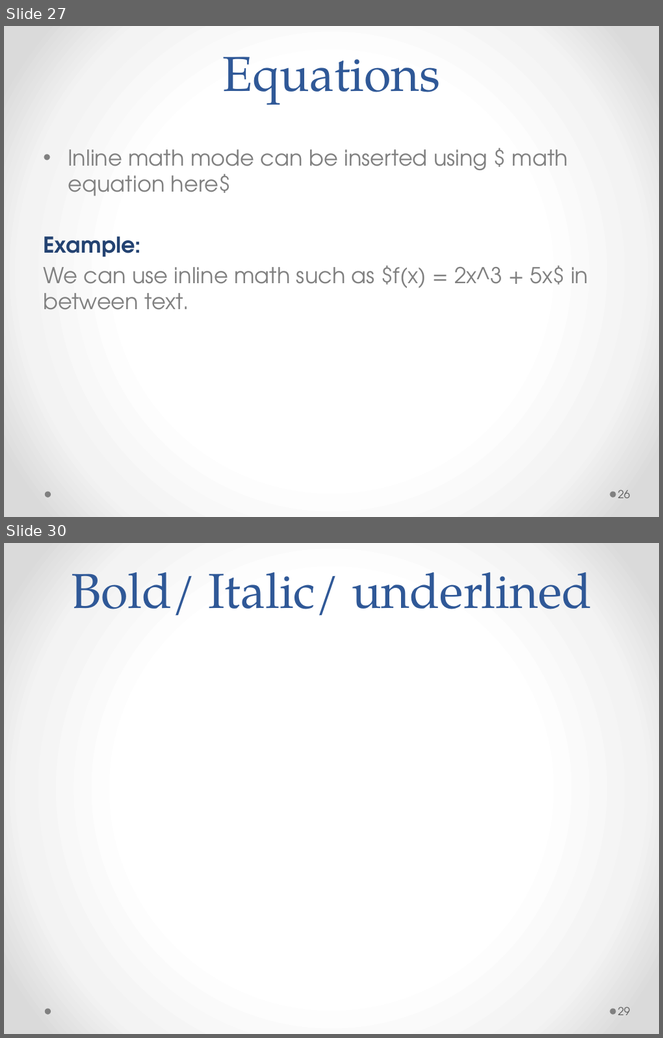
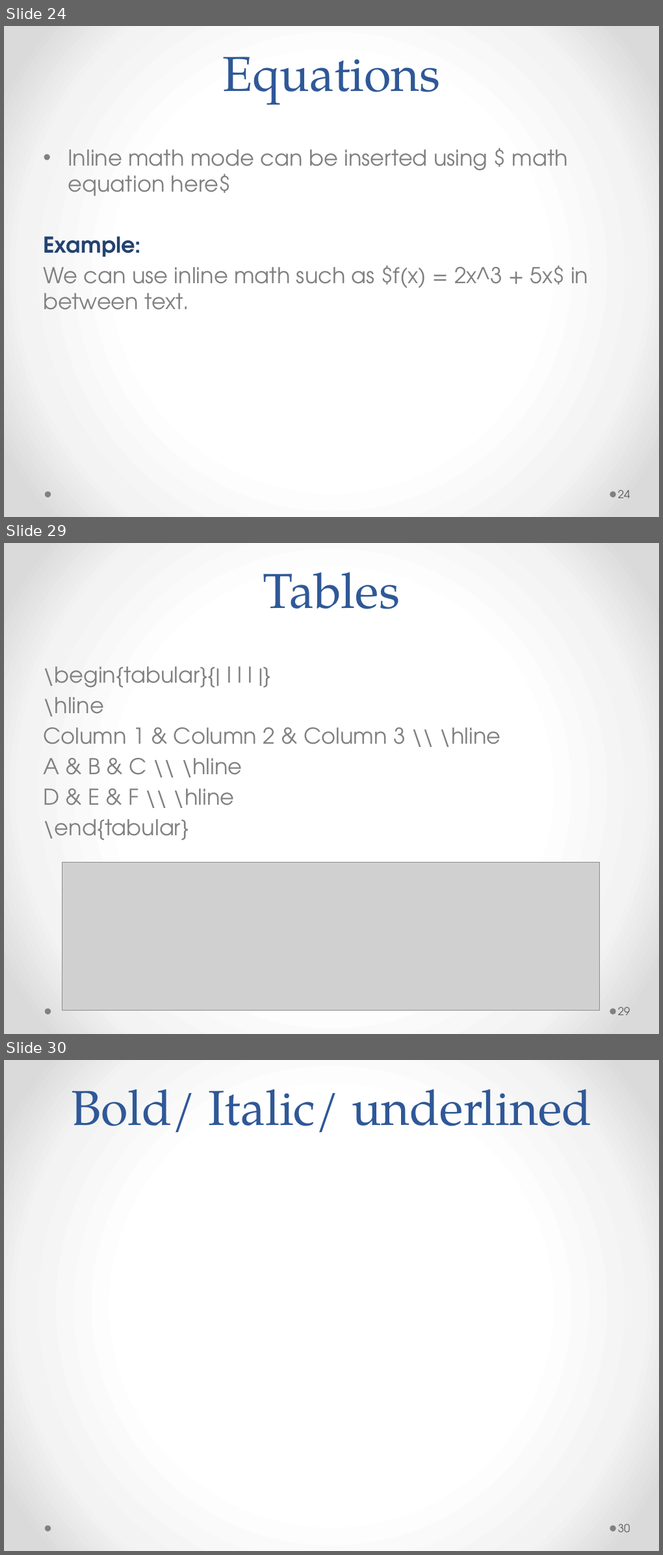
Before and after one commit to Andromedanita/Latex_workshop, a slide deck: Mine.pptx. Shown one above the other, each under a label of ours: slides 27 and 30 before the commit, slides 24, 29 and 30 after it; the slides between them are not shown. The pictures are 663x1038 and 663x1555 pixels, drawn with LibreOffice and Linux fonts; fonts in the diff are those of the drawing; grey boxes stand for pictures. Boxes give left, top, right and bottom in pixels: in the first picture for what was removed or moved away, otherwise in the second. Text is boxed around its words. In the diff, an @@ line names an element or a change of style, - is before the commit and + after.

```diff
--- a/Mine.pptx
+++ b/Mine.pptx
@@ slide 29 added at (4,543,659,1034), background gradient #FFFFFF to #F4F4F4 to #DADADA; not listed: 2 template elements that a slide beside it also shows @@
@@ title added at (263,572,400,609), 54 pt, text #2F5897 @@
+Tables
@@ text added at (43,667,501,841), 24 pt, text #808080 @@
+\begin{tabular}{| l l l |}
+\hline
+Column 1 & Column 2 & Column 3 \\ \hline
+A & B & C \\ \hline
+D & E & F \\ \hline
+\end{tabular}
@@ picture added at (62,863,600,1011) @@
@@ page number added at (618,1007,631,1016), 12 pt, text #595959 @@
+29
@@ what was slide 27 is now slide 24 @@
@@ page number at (618,490,631,499): text changed @@
-26
+24
@@ page number at (618,1524,631,1533): text changed @@
-29
+30
```
Also in this commit, not shown: 3 slides changed, 4 other slides added, 1 slide removed, 2 other files.
